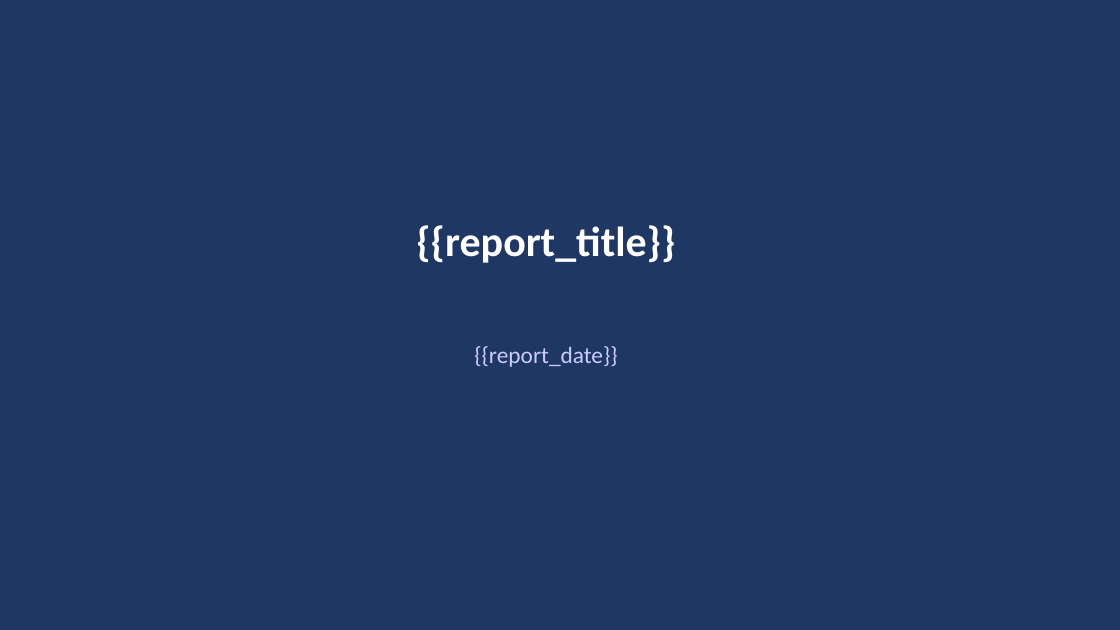
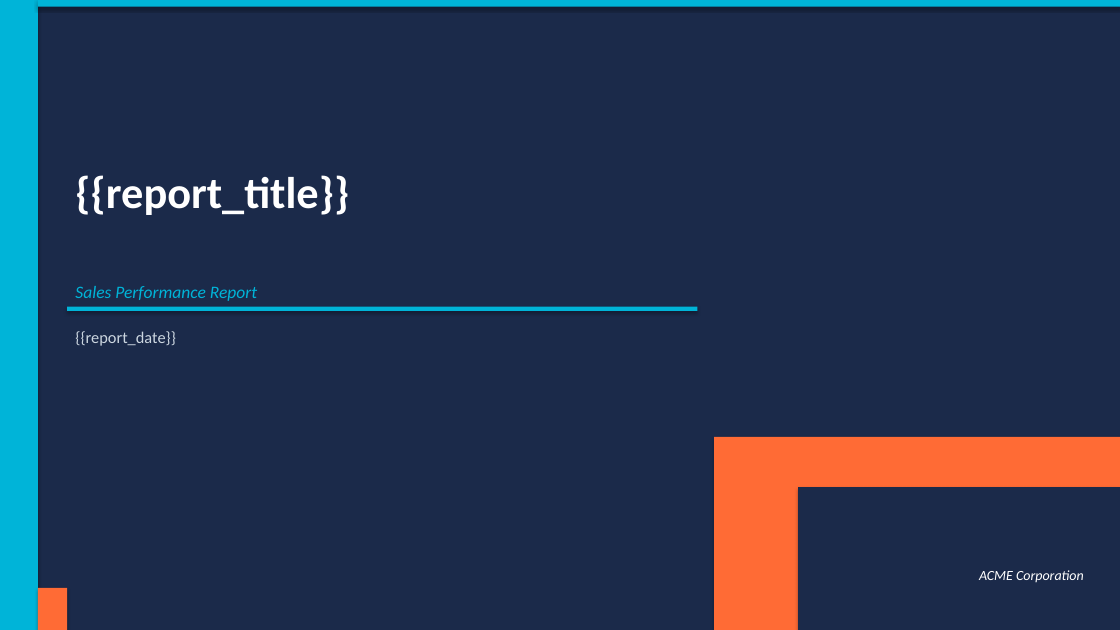
Before and after one commit to hide2064/makeReportOllama, a slide deck: slide 1 of data/template.pptx. Drawn at 1120x630 pixels with LibreOffice and Linux fonts; fonts in the diff are those of the drawing. Boxes give left, top, right and bottom in pixels: in the first picture for what was removed or moved away, otherwise in the second. Text is boxed around its words. In the diff, an @@ line names an element or a change of style, - is before the commit and + after.

```diff
--- a/data/template.pptx
+++ b/data/template.pptx
@@ background #1F3764 to #1B2A4A @@
@@ rectangle added at box(0, 0, 38, 630), fill #00B4D8 @@
@@ rectangle added at box(38, 0, 1120, 7), fill #00B4D8 @@
@@ text "{{report_title}}": place and size @@
-text "{{report_title}}" at box(416, 225, 675, 263)
+text "{{report_title}}" at box(75, 175, 349, 215)
@@ text "{{report_title}}" at box(75, 175, 349, 215): size 36 to 38 pt; alignment centre to left @@
@@ text added at box(75, 286, 257, 301), 15 pt, text #00B4D8, italic @@
+Sales Performance Report
@@ text "{{report_date}}": place and size @@
-text "{{report_date}}" at box(474, 346, 617, 367)
+text "{{report_date}}" at box(75, 331, 175, 346)
@@ text "{{report_date}}" at box(75, 331, 175, 346): size 20 to 14 pt, text colour #CCCCFF to #CCD6E0; alignment centre to left @@
@@ rectangle added at box(67, 307, 697, 311), fill #00B4D8 @@
@@ rectangle added at box(714, 437, 1120, 630), fill #FF6B35 @@
@@ rectangle added at box(798, 487, 1120, 630), fill #1B2A4A @@
@@ rectangle added at box(38, 588, 67, 630), fill #FF6B35 @@
@@ text added at box(979, 570, 1084, 582), 12 pt, text #FFFFFF, italic @@
+ACME Corporation
```
Also in this commit, not shown: 2 other slides changed, 30 other files.
